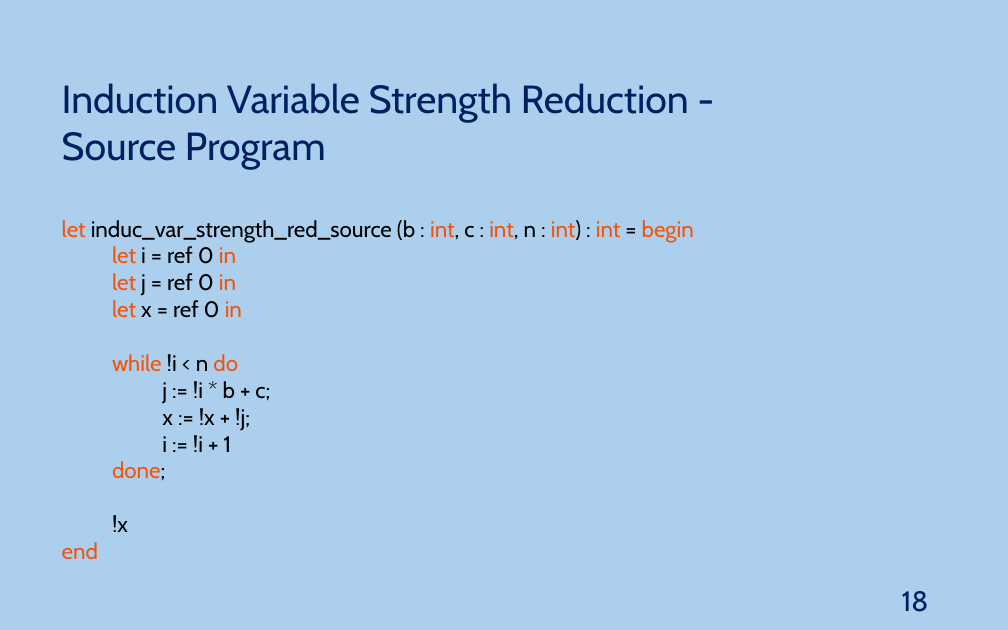
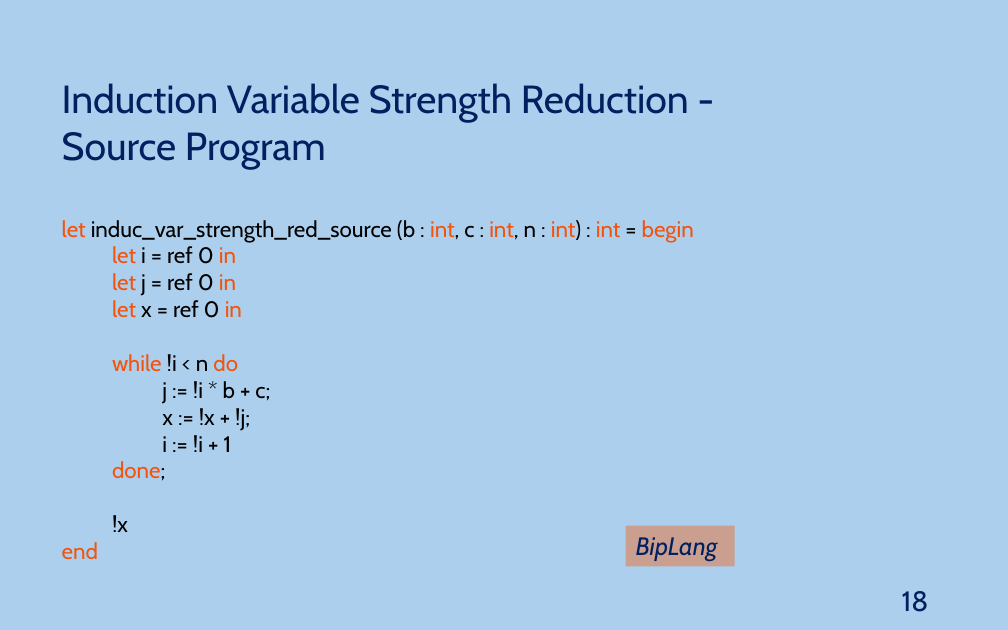
Before and after one commit to JoaoNini75/MasterThesis, a slide deck: slide 18 of tese/presentation/Ap Tese.pptx. Drawn at 1008x630 pixels with LibreOffice and Linux fonts; fonts in the diff are those of the drawing. Boxes give left, top, right and bottom in pixels: in the first picture for what was removed or moved away, otherwise in the second. Text is boxed around its words. In the diff, an @@ line names an element or a change of style, - is before the commit and + after.

```diff
--- a/tese/presentation/Ap Tese.pptx
+++ b/tese/presentation/Ap Tese.pptx
@@ rectangle added at (626, 526, 735, 566), fill #E97132 at 50% opacity, 18 pt, text #002060, italic @@
+BipLang
```
Also in this commit, not shown: 6 other slides changed.
